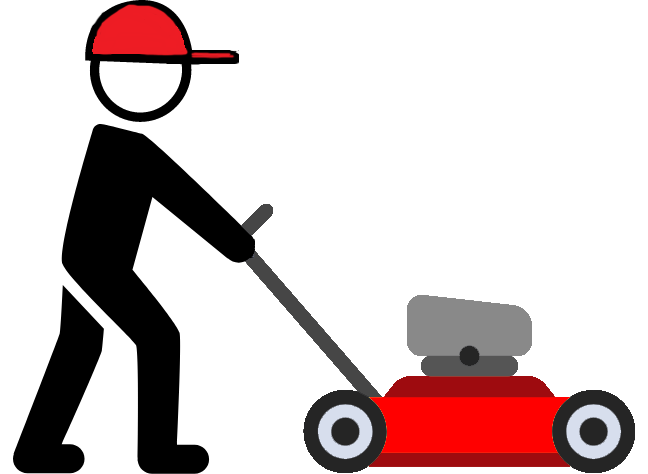
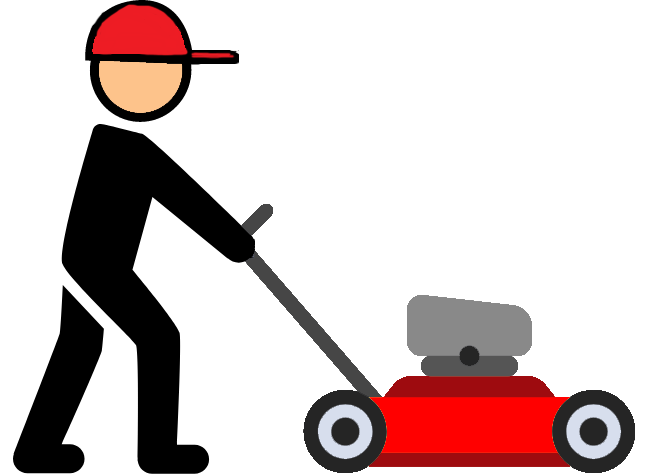
Revision of a layered w=648, h=474 image; what changed, layer by layer:
painted on "Layer 2" over [99, 61, 183, 113]
